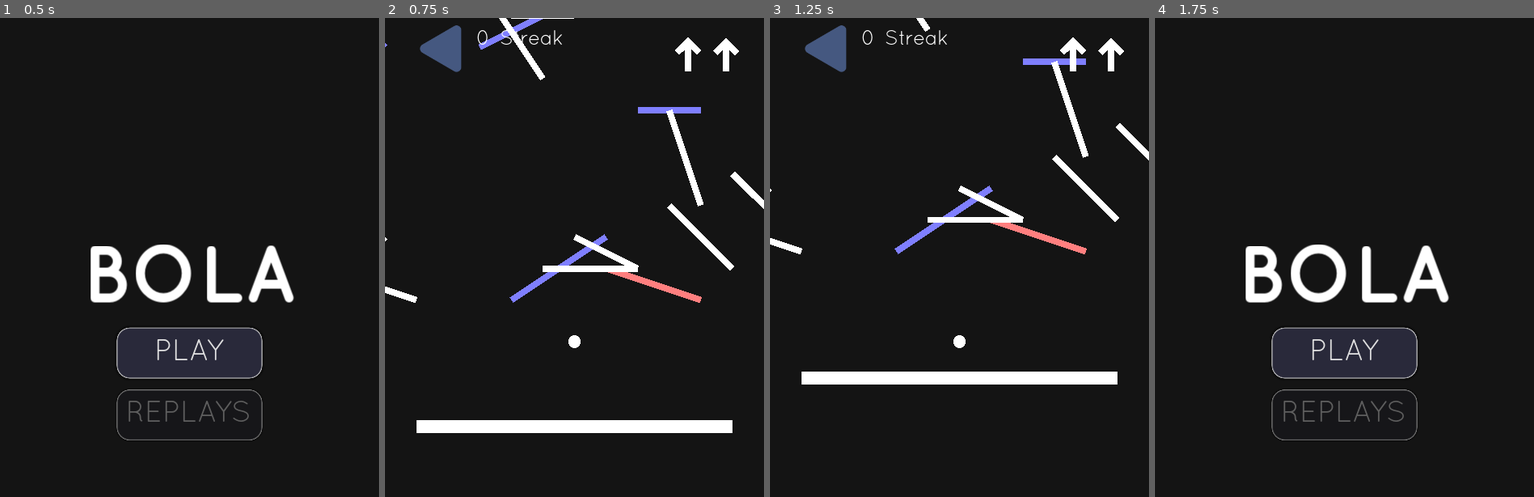
Above: before the commit, frames 1-4 (left to right).
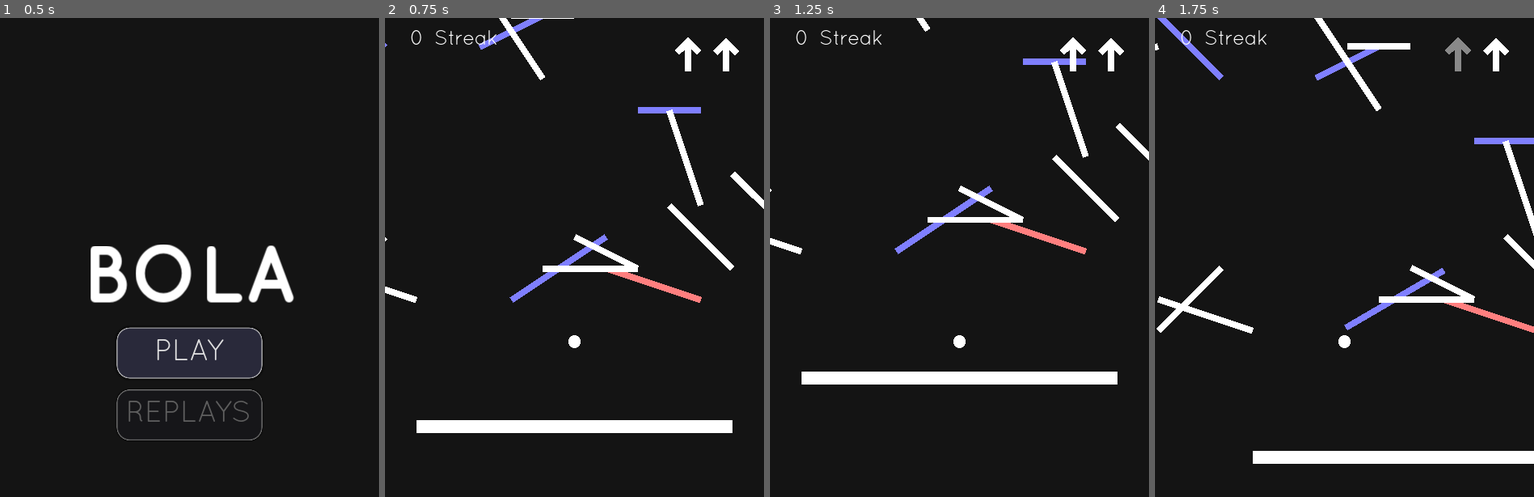
Above: after the commit, the same moments.

Repository: manglemix/Bola
Game: Godot game, scene res://levels/main_menu.tscn
Same seed, same stepped clock (60 frames per second), same inputs: the game is played once before the commit and once after it.
Inputs (mouse positions are in pixels of both pictures, inside the frame that each line leads up to):
- Up to frame 1 (0.5 s): no input
- Up to frame 2 (0.75 s): click "PLAY" at 0.5 s
- Up to frame 3 (1.25 s): no input
- Up to frame 4 (1.75 s): click (1211, 46) at 1.27 s

Frame 1 is identical in both runs. In frame 2, 0.9% of the frame differs, in the area x 6-47%, y 1-12%; in frame 3, 1.0%; in frame 4, 13%, in the area x 0-100%, y 0-94%.

Commit message:
Back button now dissapears on some platforms

Diff:
--- a/levels/main.tscn
+++ b/levels/main.tscn
@@ -170,3 +170,4 @@
 
 [connection signal="jumping" from="Player" to="Player" method="_on_jumping"]
 [connection signal="landed" from="Player" to="Player" method="_on_landed"]
+[connection signal="tree_exited" from="CanvasLayer/VBoxContainer/HBoxContainer2/Control/BackButton" to="CanvasLayer/VBoxContainer/HBoxContainer2/Control" method="queue_free"]
--- a/ui/back_button.tscn
+++ b/ui/back_button.tscn
@@ -4,6 +4,11 @@
 
 [sub_resource type="GDScript" id=1]
 script/source = "extends TextureButton
+
+
+func _ready():
+	if OS.has_feature(\"Android\") or not OS.has_feature(\"mobile\"):
+		queue_free()
 
 
 func _on_TextureButton_pressed():
